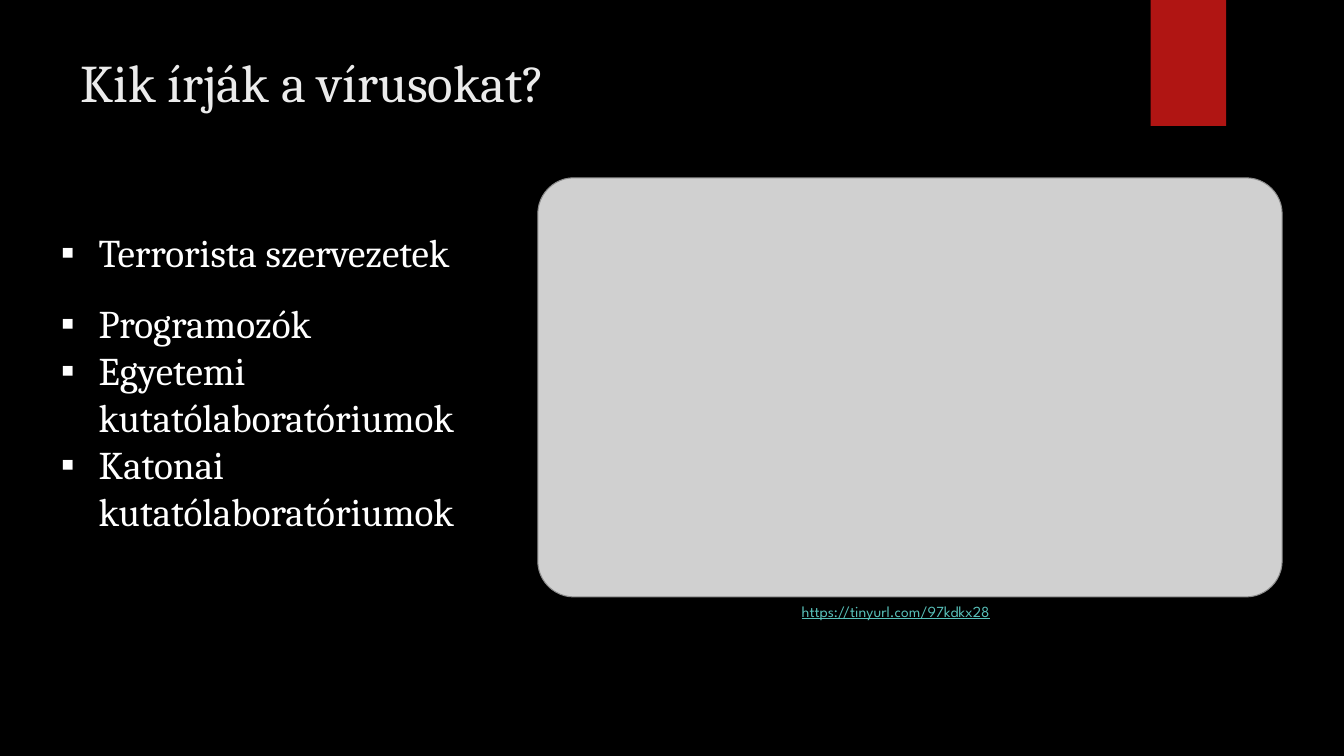
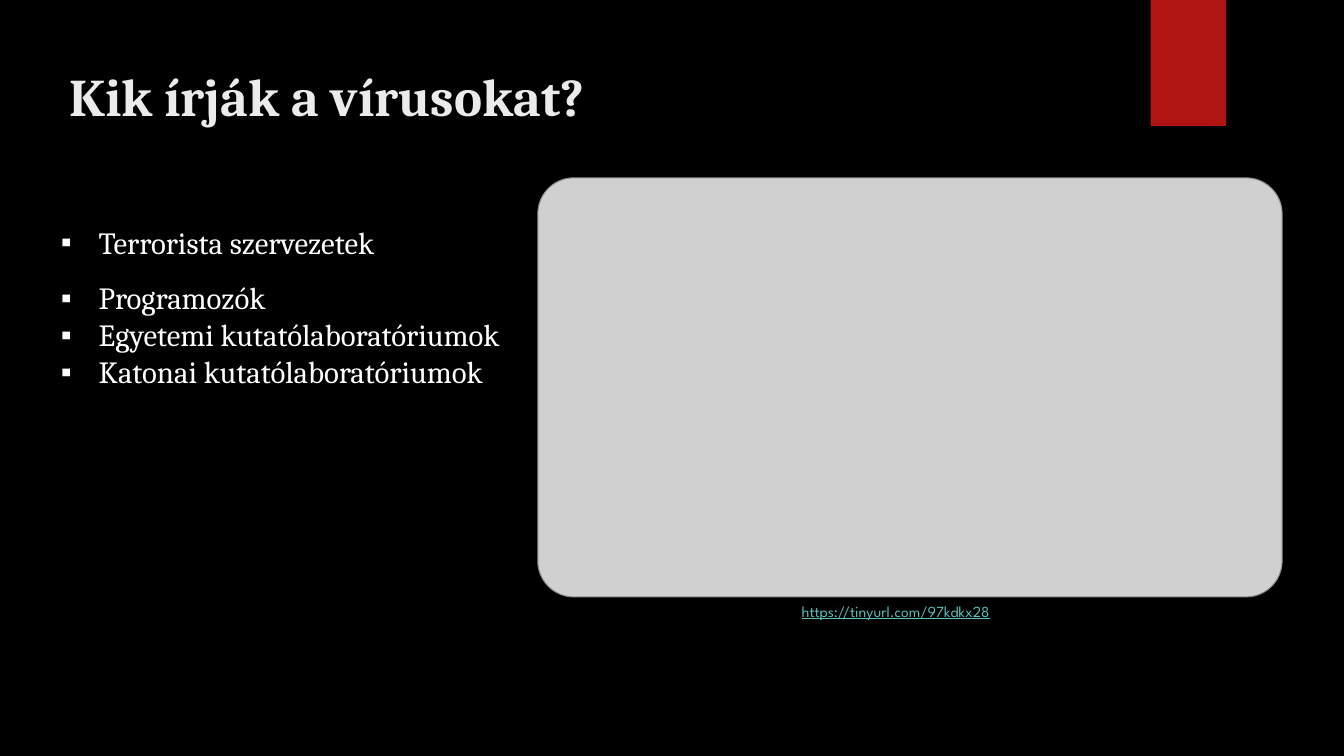
Before and after one commit to somodikonrad/Paprika, a slide deck: slide 6 of IKT PPT/Beadandó SK .pptx. Drawn at 1344x756 pixels with LibreOffice and Linux fonts; fonts in the diff are those of the drawing; grey boxes stand for pictures; background and template pictures are left out. Boxes give left, top, right and bottom in pixels: in the first picture for what was removed or moved away, otherwise in the second. Text is boxed around its words. In the diff, an @@ line names an element or a change of style, - is before the commit and + after.

```diff
--- a/IKT PPT/Beadandó SK .pptx
+++ b/IKT PPT/Beadandó SK .pptx
@@ title "Kik írják a vírusokat?": place and size @@
-title "Kik írják a vírusokat?" at [80, 65, 545, 114]
+title "Kik írják a vírusokat?" at [70, 78, 585, 128]
@@ title "Kik írják a vírusokat?" at [70, 78, 585, 128]: bold on @@
@@ text "Terrorista szervezetek" at [99, 232, 500, 384]: size 28 to 22 pt @@
```
Also in this commit, not shown: 5 other slides changed, 1 slide added.
